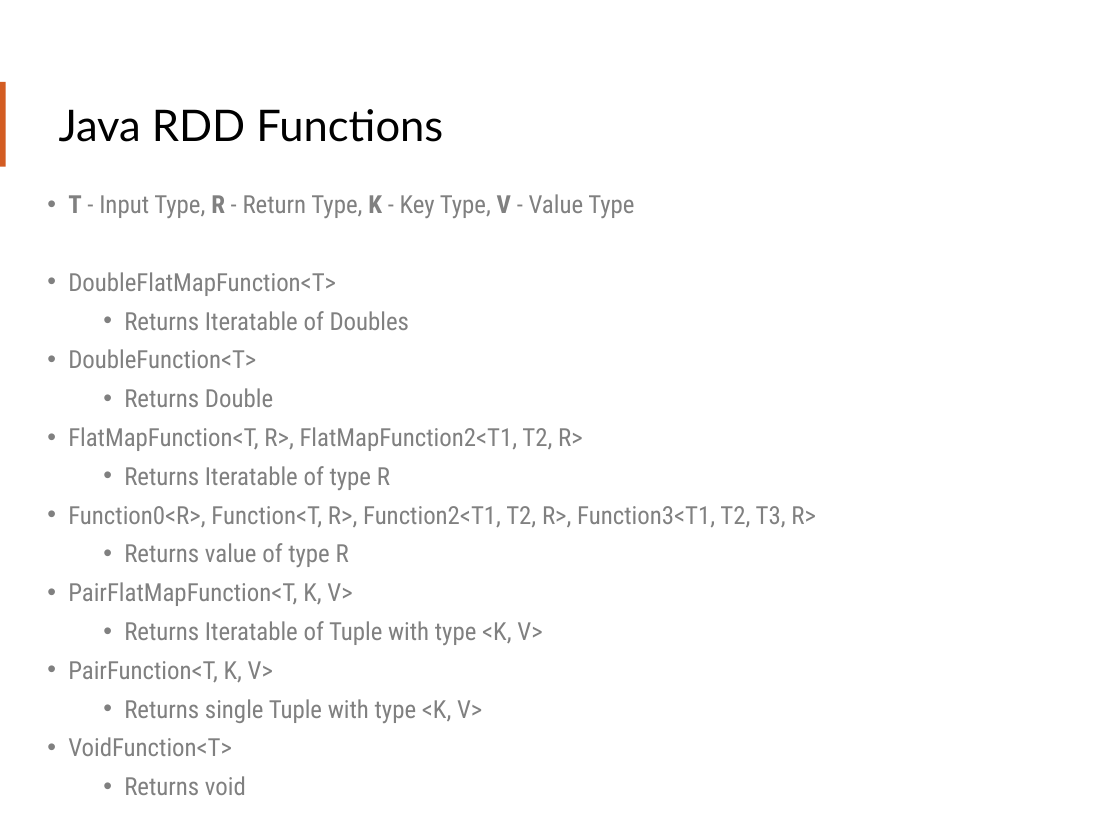
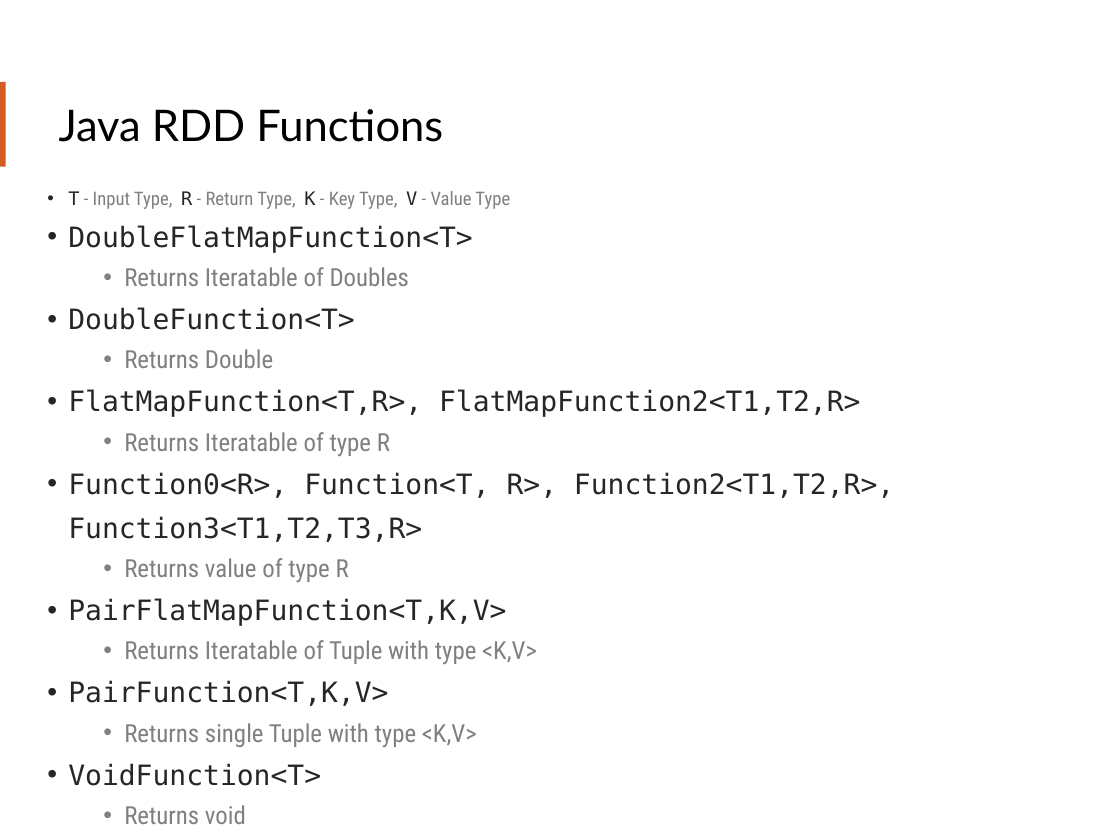
Before and after one commit to teamclairvoyant/intro-to-spark, a slide deck: slide 46 of Intro to Apache Spark Slides.pptx. Drawn at 1120x840 pixels with LibreOffice and Linux fonts; fonts in the diff are those of the drawing. Boxes give left, top, right and bottom in pixels: in the first picture for what was removed or moved away, otherwise in the second. Text is boxed around its words. In the diff, an @@ line names an element or a change of style, - is before the commit and + after.

```diff
--- a/Intro to Apache Spark Slides.pptx
+++ b/Intro to Apache Spark Slides.pptx
@@ text at <box>68,191,510,786</box>: size 16 to 12 pt in "T - Input Type, R - Return ..."; font Roboto Condensed to DejaVu Sans Mono, text colour #808080 to #262626 in "T R K V", "DoubleFlatMapFunction<T>", "DoubleFunction<T>", "VoidFunction<T>"; bold off in "T R K V"; size 16 to 18 pt in "DoubleFlatMapFunction<T>", "DoubleFunction<T>", "VoidFunction<T>" @@
@@ text at <box>68,389,860,417</box>: text changed; size 16 to 18 pt; font Roboto Condensed to DejaVu Sans Mono; text colour #808080 to #262626 @@
-• FlatMapFunction<T, R>, FlatMapFunction2<T1, T2, R>
+• FlatMapFunction<T,R>, FlatMapFunction2<T1,T2,R>
@@ text at <box>68,472,894,542</box>: text changed; size 16 to 18 pt; font Roboto Condensed to DejaVu Sans Mono; text colour #808080 to #262626 @@
-• Function0<R>, Function<T, R>, Function2<T1, T2, R>, Function3<T1, T2, T3, R>
+• Function0<R>, Function<T, R>, Function2<T1,T2,R>, Function3<T1,T2,T3,R>
@@ text at <box>68,598,537,747</box>: spaces changed @@
-• PairFlatMapFunction<T, K, V>
-  • Returns Iteratable of Tuple with type <K, V>
-• PairFunction<T, K, V>
-  • Returns single Tuple with type <K, V>
+• PairFlatMapFunction<T,K,V>
+  • Returns Iteratable of Tuple with type <K,V>
+• PairFunction<T,K,V>
+  • Returns single Tuple with type <K,V>
```
Also in this commit, not shown: 37 other slides changed, 1 slide added, 4 other files.
